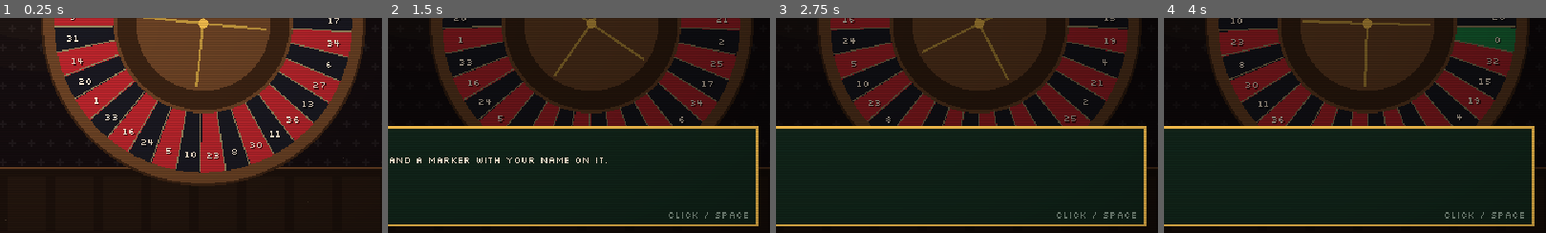
Above: before the commit, frames 1-4 (left to right).
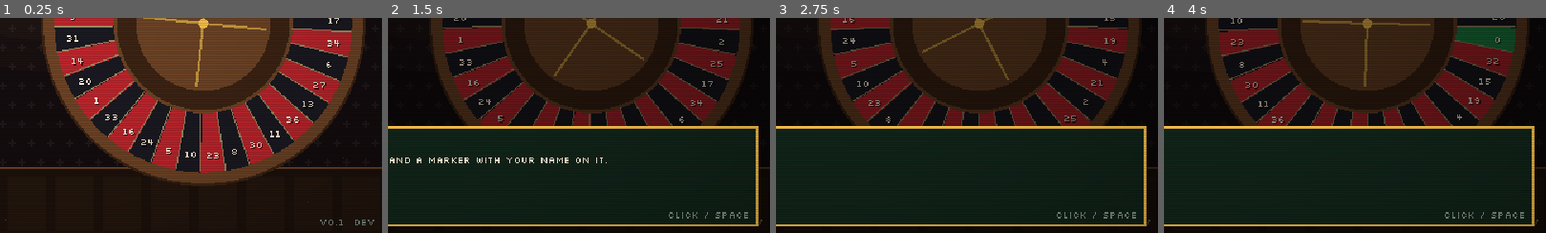
Above: after the commit, the same moments.

Repository: sugnauk/Rouletter
Game: Godot game, scene res://scenes/main.tscn
Same seed, same stepped clock (60 frames per second), same inputs: the game is played once before the commit and once after it.
Inputs:
- Up to frame 1 (0.25 s): no input
- Up to frame 2 (1.5 s): click "New Run" at 0.5 s; click "New Run" at 1.25 s
- Up to frame 3 (2.75 s): click "Pawn Shop" at 2 s
- Up to frame 4 (4 s): click "Pawn Shop" at 2.75 s; click "New Run" at 3.5 s
The pictures show only the part of the screen within x 50-100%, y 49-99%; the shares and areas given below are measured in that part.

The runs differ from the first frame. In frame 1, 0.1% of the frame differs, in the area x 83-98%, y 93-97%; in frame 2, less than 0.1%; in frame 3, less than 0.1%; in frame 4, less than 0.1%.

Commit message:
Show version and build stamp on title screen
Co-Authored-By: Claude Sonnet 5.5 <noreply@anthropic.com>
Claude-Session: https://claude.ai/code/session_013q6d3yRkHgTahmnKYGjD8n

Diff:
--- /dev/null
+++ b/core/version.gd
@@ -0,0 +1,10 @@
+extends RefCounted
+## Build identity shown on the title screen. The deploy workflow overwrites BUILD with the
+## commit hash and build time, so "dev" means a local/editor run.
+
+const VERSION := "0.1"
+const BUILD := "dev"
+
+
+static func label() -> String:
+	return "v%s  %s" % [VERSION, BUILD]
--- a/scenes/screens/title_screen.gd
+++ b/scenes/screens/title_screen.gd
@@ -2,6 +2,7 @@
 
 const P := preload("res://scenes/ui/palette.gd")
 const Board := preload("res://core/board.gd")
+const Version := preload("res://core/version.gd")
 const WheelView := preload("res://scenes/ui/wheel_view.gd")
 
 var main
@@ -27,6 +28,9 @@
 		P.place(P.button(self, b[0], b[1], Vector2(140, 22)), Vector2(32, y))
 		y += 28
 	P.place(P.label(self, "F2: CRT filter    F11: fullscreen", P.FONT_SMALL, P.DIM), Vector2(32, 340))
+	var ver := P.label(self, Version.label(), P.FONT_SMALL, P.DIM)
+	ver.horizontal_alignment = HORIZONTAL_ALIGNMENT_RIGHT
+	P.place(ver, Vector2(408, 340), Vector2(224, 10))
 
 
 func refresh() -> void:
